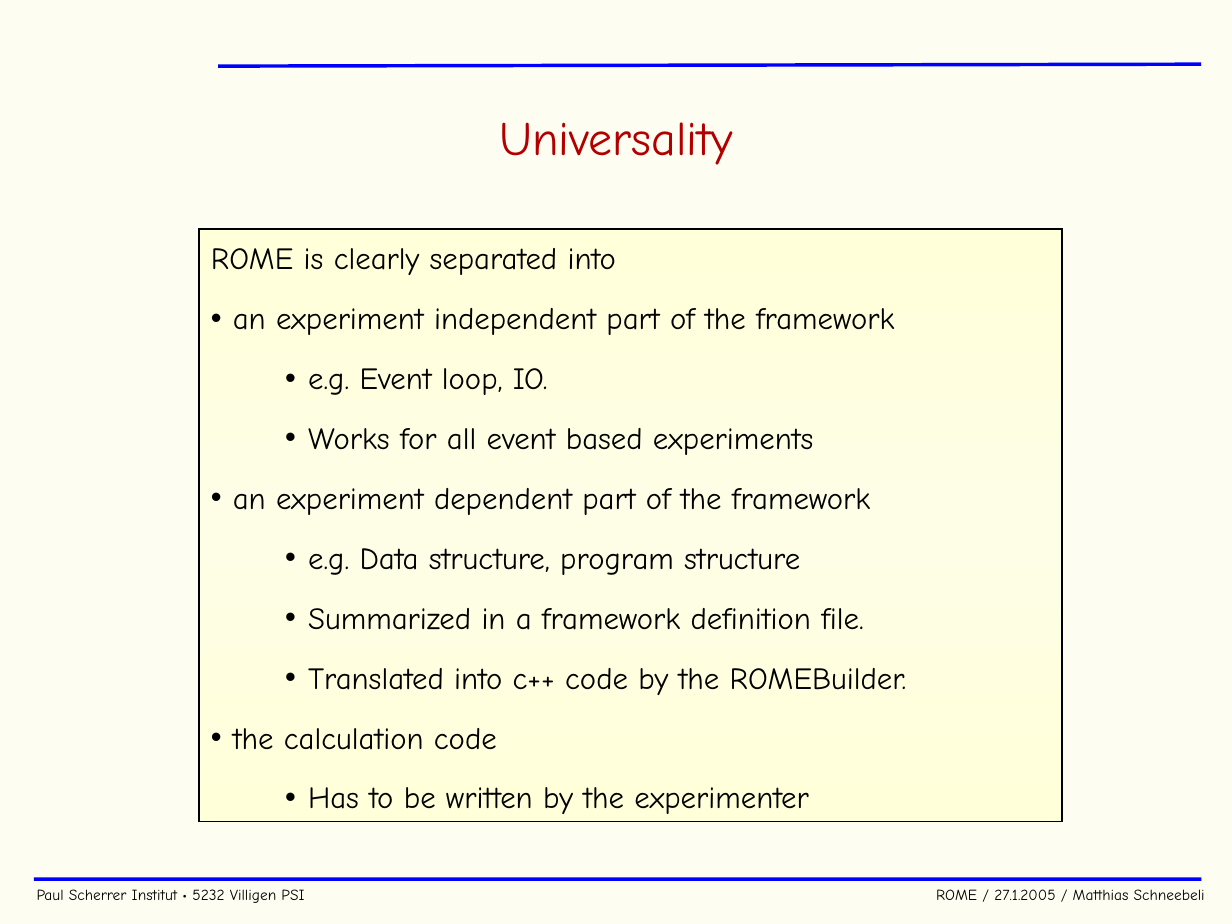
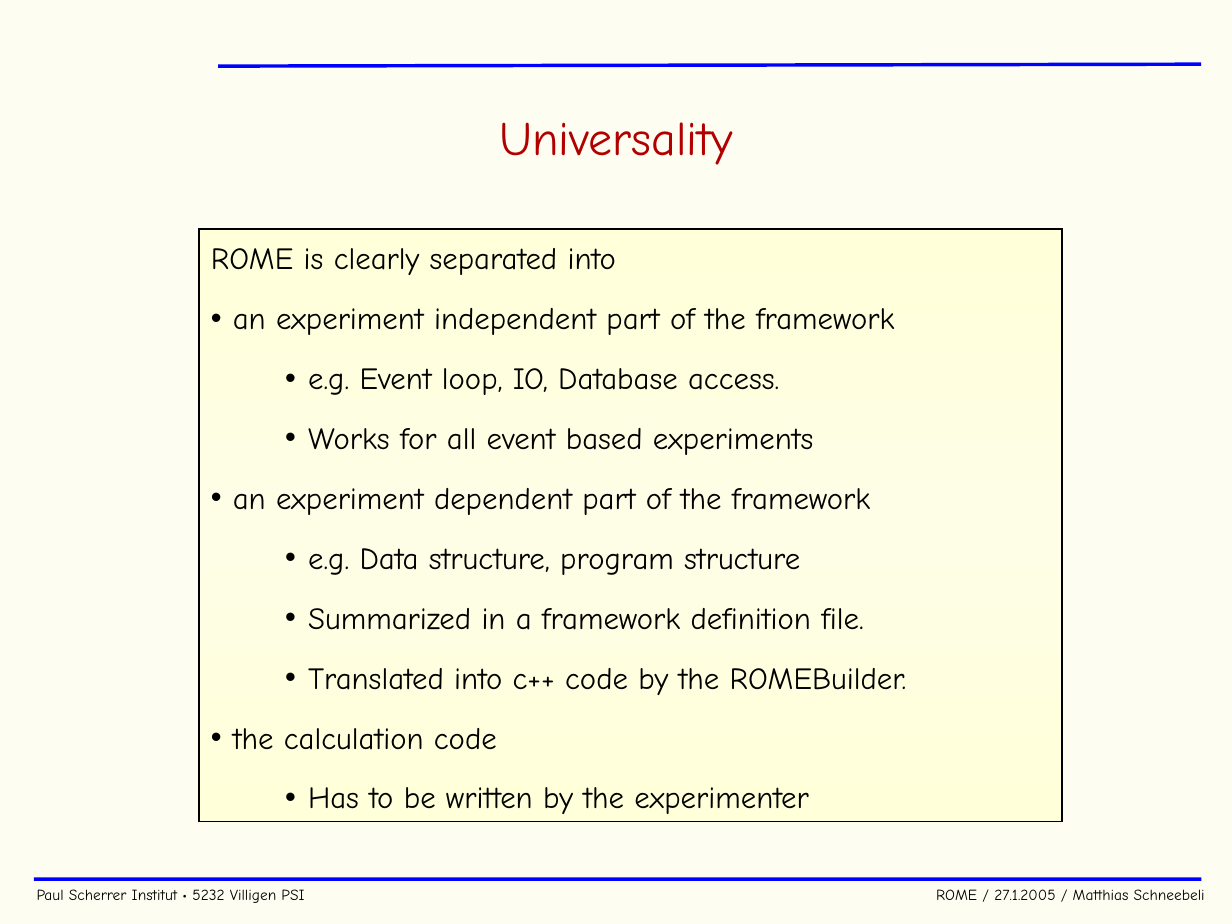
Before and after one commit to cjpl/rome, a slide deck: slide 6 of documentation/ROME.ppt. Drawn at 1232x924 pixels with LibreOffice and Linux fonts; fonts in the diff are those of the drawing; background and template pictures are left out. Boxes give left, top, right and bottom in pixels: in the first picture for what was removed or moved away, otherwise in the second. Text is boxed around its words. In the diff, an @@ line names an element or a change of style, - is before the commit and + after.

Commit message:
Implemented odb database (offline)

```diff
--- a/documentation/ROME.ppt
+++ b/documentation/ROME.ppt
@@ text in rectangle at <box>308,368,779,395</box>: text changed @@
-  • e.g. Event loop, IO.
+  • e.g. Event loop, IO, Database access.
```
Also in this commit, not shown: 15 other files.
